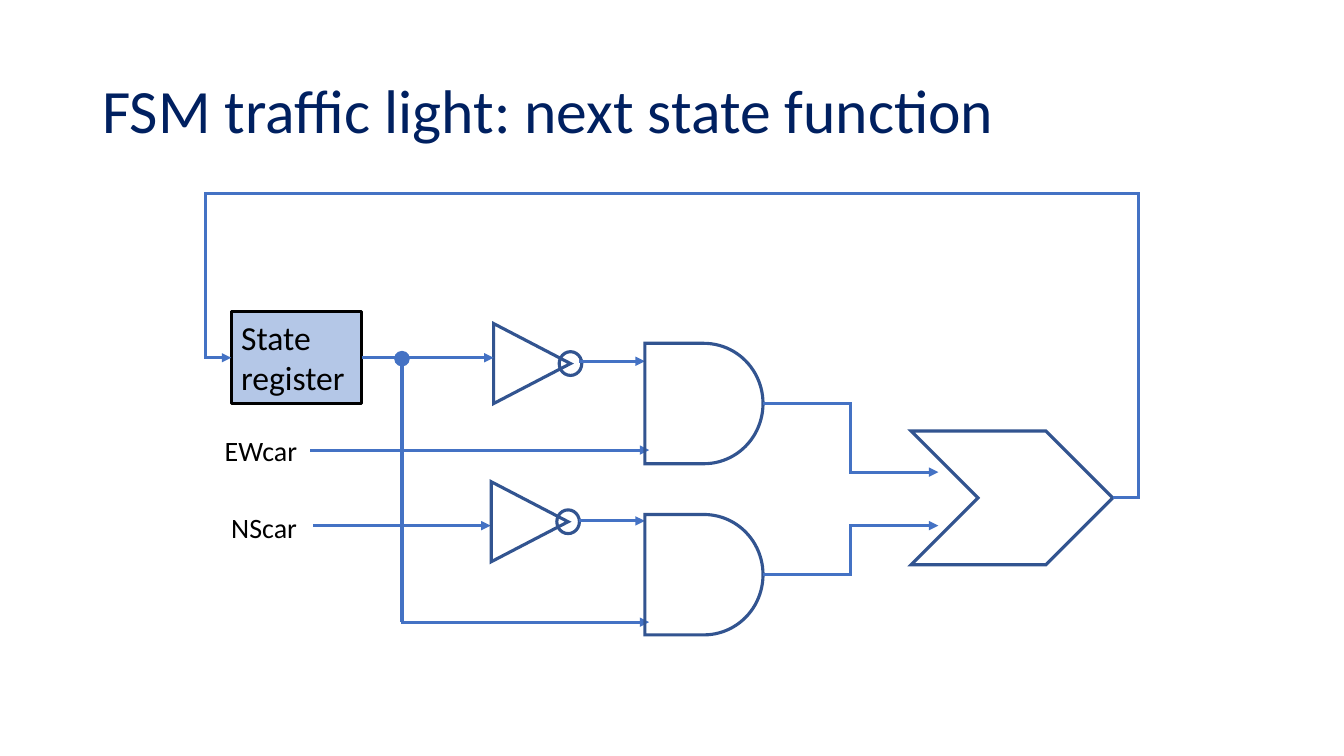
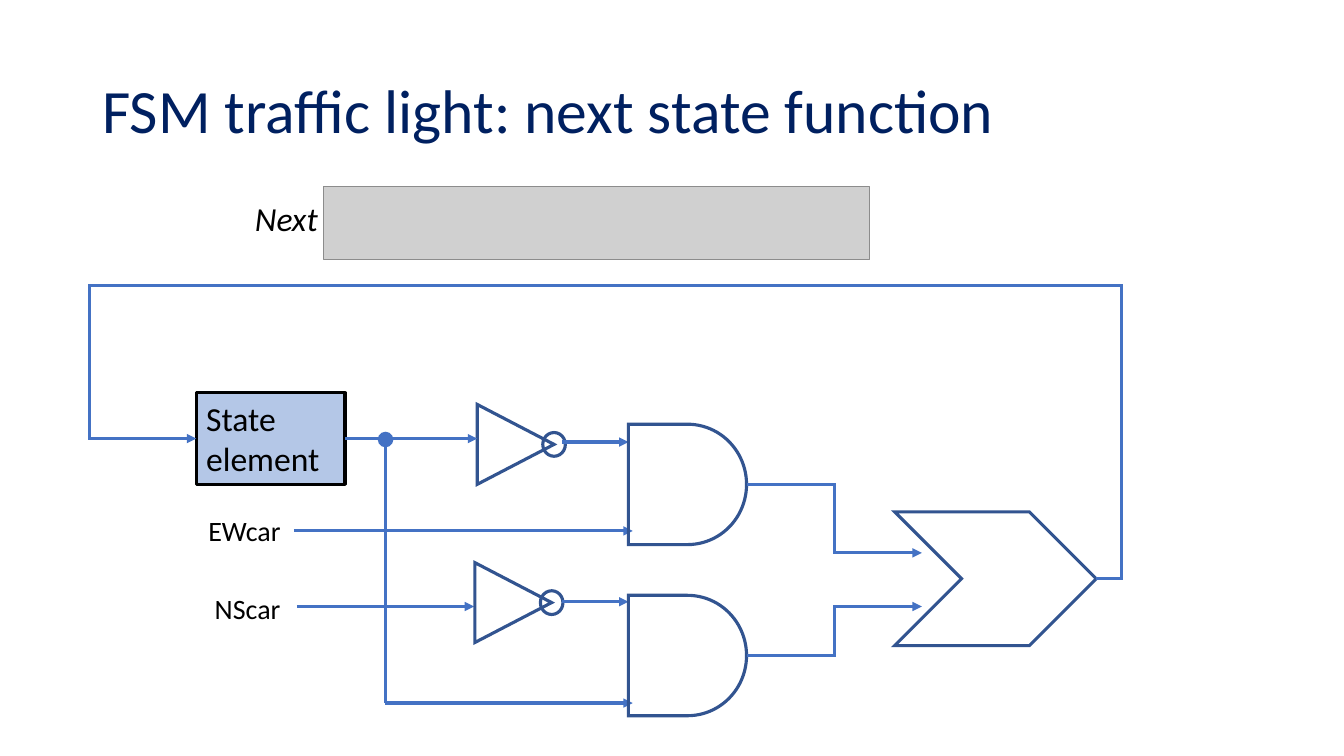
Before and after one commit to NYU-CSO/nyu-cso.github.io, a slide deck: slide 25 of notes/arch-seq.pptx (slide 26 before the commit). Drawn at 1344x756 pixels with LibreOffice and Linux fonts; fonts in the diff are those of the drawing; grey boxes stand for pictures. Boxes give left, top, right and bottom in pixels: in the first picture for what was removed or moved away, otherwise in the second. Text is boxed around its words. In the diff, an @@ line names an element or a change of style, - is before the commit and + after.

```diff
--- a/notes/arch-seq.pptx
+++ b/notes/arch-seq.pptx
@@ text added at [255, 209, 318, 232], 24 pt, text #000000, italic @@
+Next
@@ picture added at [324, 187, 870, 259] @@
@@ elbow arrow moved from (1113, 498) - (231, 358) to (1097, 579) - (197, 439) @@
@@ rectangle "State element": place and size @@
-rectangle "State element" at [231, 312, 361, 403]
+rectangle "State element" at [197, 393, 346, 485]
@@ text in rectangle at [206, 409, 319, 472]: text changed @@
-State register
+State element
@@ ellipse: place and size @@
-ellipse at [560, 352, 582, 376]
+ellipse at [542, 433, 565, 457]
@@ 7 arrows, 2 texts, 2 triangles, 2 elbow arrows, 2 flow chart delays, 1 ellipse, 1 chevron: place and size @@
-7 arrows, 2 texts, 2 triangles, 2 elbow arrows, 2 flow chart delays, 1 ellipse, 1 chevron at [225, 324, 1113, 634]
+7 arrows, 2 texts, 2 triangles, 2 elbow arrows, 2 flow chart delays, 1 ellipse, 1 chevron at [208, 405, 1097, 716]
```
Also in this commit, not shown: 17 other slides changed, 7 slides added, 1 slide removed, 1 other file.
